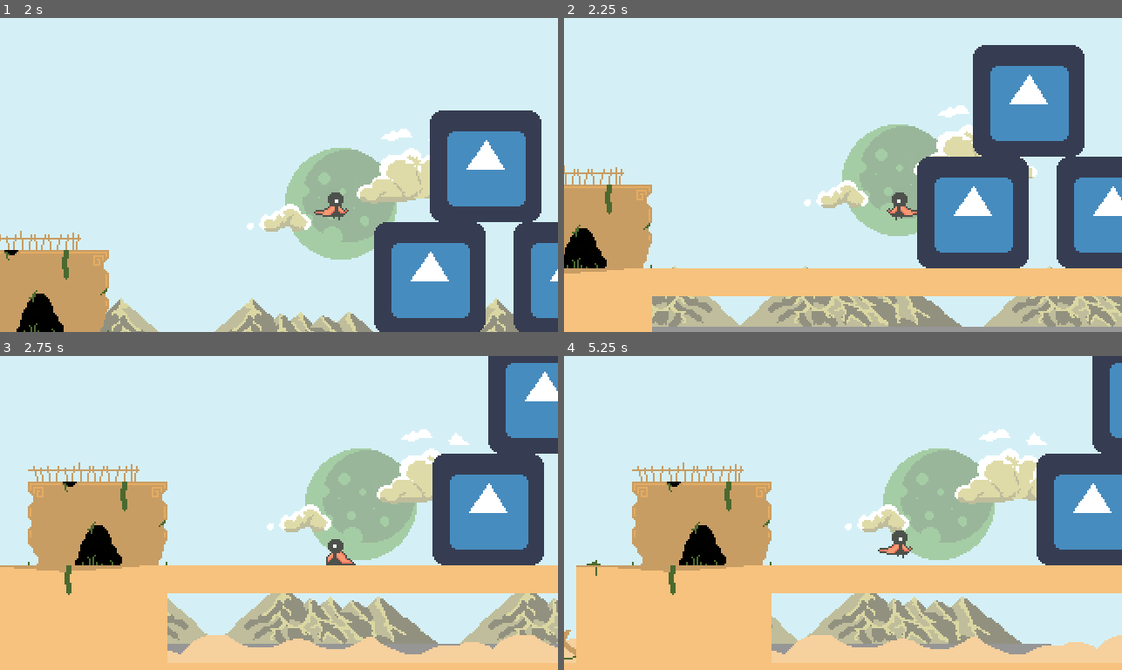
Above: before the commit, frames 1-4 (two rows, left to right).
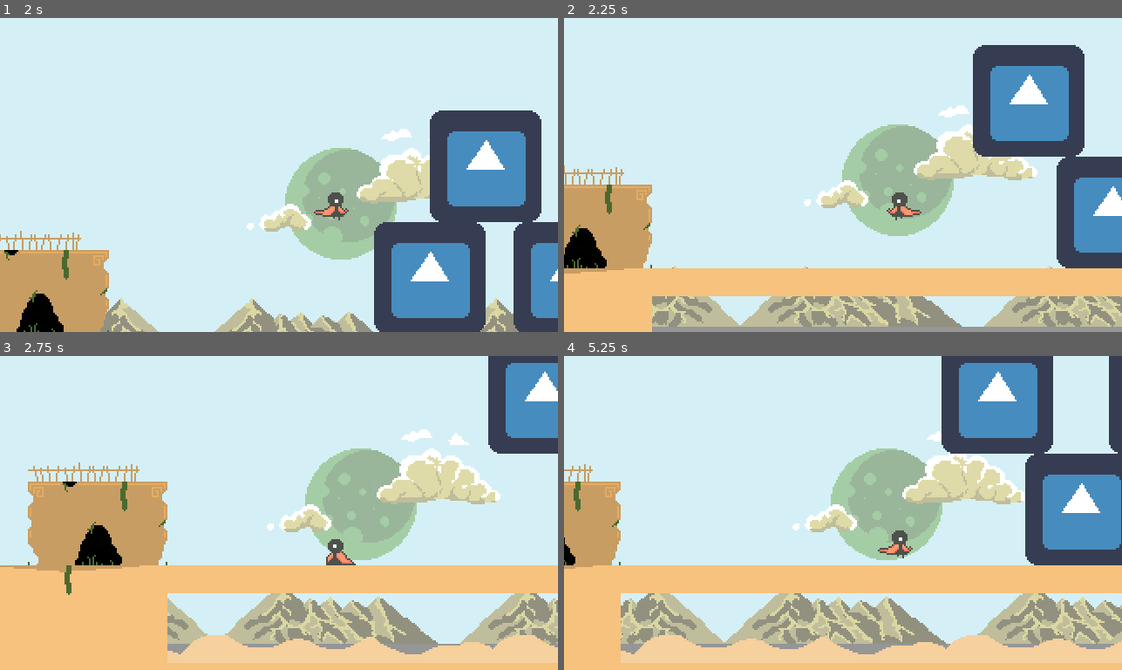
Above: after the commit, the same moments.

Repository: jessejburton/ScrollerGodot
Game: Godot game, scene res://Level1.tscn
The game is run twice, just before and just after one commit, with the same random seed, the same clock (stepped at 60 frames per second) and the same inputs. The engine's default icon, where the game draws it, is replaced by a stand-in: a white triangle on a blue panel in a dark square.
Inputs:
- Up to frame 1 (2 s): hold Right (ui_right) from 0.53 s (still down); tap Up (ui_up) at 0.77, 1.52 s
- Up to frame 2 (2.25 s): release Right (ui_right) at 2.03 s; hold Left (ui_left) from 2.03 s (still down)
- Up to frame 3 (2.75 s): keep holding Left (ui_left)
- Up to frame 4 (5.25 s): release Left (ui_left) at 2.78 s; hold Right (ui_right) 2.78-4.28 s; tap Up (ui_up) at 3.02, 3.77, 4.52 s; hold Left (ui_left) 4.28-5.03 s; hold Right (ui_right) from 5.03 s (still down)

Frame 1 is identical in both runs. In frame 2, 7.0% of the frame differs, in the area x 63-84%, y 44-80%; in frame 3, 7.0%; in frame 4, 42%, in the area x 0-100%, y 0-98%.

Commit message:
Added default clear color to paralax background, player attack functionality is playable

Diff:
--- /dev/null
+++ b/Background.gd
@@ -0,0 +1,16 @@
+extends ParallaxLayer
+
+
+# Declare member variables here. Examples:
+# var a = 2
+# var b = "text"
+
+
+# Called when the node enters the scene tree for the first time.
+func _ready():
+	pass # Replace with function body.
+
+
+# Called every frame. 'delta' is the elapsed time since the previous frame.
+#func _process(delta):
+#	pass
--- a/Character.gd
+++ b/Character.gd
@@ -80,7 +80,7 @@
 	var action = get_input()
 
 	if is_attacking:
-		friction_modifier = 0.2
+		friction_modifier = -0.2
 	else:
 		friction_modifier = 0
 
--- a/Character.tscn
+++ b/Character.tscn
@@ -114,10 +114,10 @@
 tracks/2/imported = false
 tracks/2/enabled = true
 tracks/2/keys = {
-"times": PoolRealArray( 0, 0.3, 0.6 ),
-"transitions": PoolRealArray( 1, 1, 1 ),
-"update": 1,
-"values": [ true, false, true ]
+"times": PoolRealArray( 0, 0.2, 0.3, 0.6 ),
+"transitions": PoolRealArray( 1, 1, 1, 1 ),
+"update": 1,
+"values": [ true, false, false, true ]
 }
 tracks/3/type = "value"
 tracks/3/path = NodePath("HitBox/CollisionShape2D:position")
@@ -126,10 +126,10 @@
 tracks/3/imported = false
 tracks/3/enabled = true
 tracks/3/keys = {
-"times": PoolRealArray( 0, 0.3 ),
-"transitions": PoolRealArray( 1, 1 ),
-"update": 0,
-"values": [ Vector2( 68, 4 ), Vector2( 90, 12 ) ]
+"times": PoolRealArray( 0, 0.2, 0.3 ),
+"transitions": PoolRealArray( 1, 1, 1 ),
+"update": 0,
+"values": [ Vector2( 68, 4 ), Vector2( 53, -6 ), Vector2( 90, 12 ) ]
 }
 tracks/4/type = "value"
 tracks/4/path = NodePath("HitBox/CollisionShape2D:rotation_degrees")
@@ -138,10 +138,10 @@
 tracks/4/imported = false
 tracks/4/enabled = true
 tracks/4/keys = {
-"times": PoolRealArray( 0, 0.3 ),
-"transitions": PoolRealArray( 1, 1 ),
-"update": 0,
-"values": [ 60.0, 90.0 ]
+"times": PoolRealArray( 0, 0.2, 0.3 ),
+"transitions": PoolRealArray( 1, 1, 1 ),
+"update": 0,
+"values": [ 60.0, 90.0, 90.0 ]
 }
 
 [sub_resource type="Animation" id=1]
@@ -476,6 +476,7 @@
 height = 11.0
 
 [node name="Character" type="KinematicBody2D"]
+collision_layer = 2
 script = ExtResource( 2 )
 
 [node name="Camera2D" type="Camera2D" parent="."]
@@ -487,7 +488,7 @@
 texture = ExtResource( 1 )
 centered = false
 vframes = 46
-frame = 3
+frame = 4
 
 [node name="AnimationPlayer" type="AnimationPlayer" parent="."]
 "anims/Attack 1" = SubResource( 37 )
@@ -516,11 +517,11 @@
 
 [node name="HitBox" parent="." instance=ExtResource( 4 )]
 position = Vector2( -16, 16 )
+collision_mask = 8
 
 [node name="CollisionShape2D" parent="HitBox" index="0"]
 position = Vector2( 90, 12 )
 rotation = 1.5708
 shape = SubResource( 52 )
-disabled = true
 
 [editable path="HitBox"]
--- a/Enemy.gd
+++ b/Enemy.gd
@@ -1,11 +1,12 @@
 extends KinematicBody2D
 
 const GRAVITY = 10
+const MAX_GRAVITY = 30
 
 var velocity = Vector2.ZERO
 
 func get_input():
-	velocity.y += GRAVITY
+	velocity.y += min(GRAVITY, MAX_GRAVITY)
 
 func _physics_process(delta):
 	var action = get_input()
--- a/Enemy.tscn
+++ b/Enemy.tscn
@@ -22,6 +22,8 @@
 shape = SubResource( 1 )
 
 [node name="HurtBox" parent="." instance=ExtResource( 2 )]
+collision_layer = 8
+collision_mask = 4
 
 [node name="CollisionShape2D" parent="HurtBox" index="0"]
 position = Vector2( 32, 32 )
--- /dev/null
+++ b/Level1.gd
@@ -0,0 +1,4 @@
+extends Node2D
+
+func _ready():
+	VisualServer.set_default_clear_color(Color(212,240,246))
--- a/Level1.tscn
+++ b/Level1.tscn
@@ -1,15 +1,17 @@
-[gd_scene load_steps=7 format=2]
+[gd_scene load_steps=8 format=2]
 
 [ext_resource path="res://icon.png" type="Texture" id=1]
 [ext_resource path="res://Character.tscn" type="PackedScene" id=2]
 [ext_resource path="res://DesertGroundNightTileset.tres" type="TileSet" id=3]
 [ext_resource path="res://Enemy.tscn" type="PackedScene" id=4]
+[ext_resource path="res://Level1.gd" type="Script" id=5]
 [ext_resource path="res://Portal.gd" type="Script" id=7]
 
 [sub_resource type="RectangleShape2D" id=1]
 extents = Vector2( 24, 24 )
 
 [node name="Level1" type="Node2D"]
+script = ExtResource( 5 )
 
 [node name="Portal" type="Area2D" parent="."]
 position = Vector2( 224, 112 )
@@ -31,6 +33,7 @@
 position = Vector2( 40, 40 )
 tile_set = ExtResource( 3 )
 cell_size = Vector2( 16, 16 )
+collision_mask = 0
 format = 1
 tile_data = PoolIntArray( -262142, 1610612746, 0, -65532, 14, 0, 65538, 536870922, 0, 262140, 75, 0, 196609, 16, 0, 196 …(2264 unchanged characters)…
 __meta__ = {
@@ -44,6 +47,7 @@
 position = Vector2( 40, 40 )
 tile_set = ExtResource( 3 )
 cell_size = Vector2( 16, 16 )
+collision_mask = 0
 format = 1
 tile_data = PoolIntArray( 196606, 22, 0, 196607, 21, 0, 131081, 18, 0, 196620, 27, 0, 393215, 13, 0, 327687, 21, 0, 458 …(197 unchanged characters)…
 __meta__ = {
